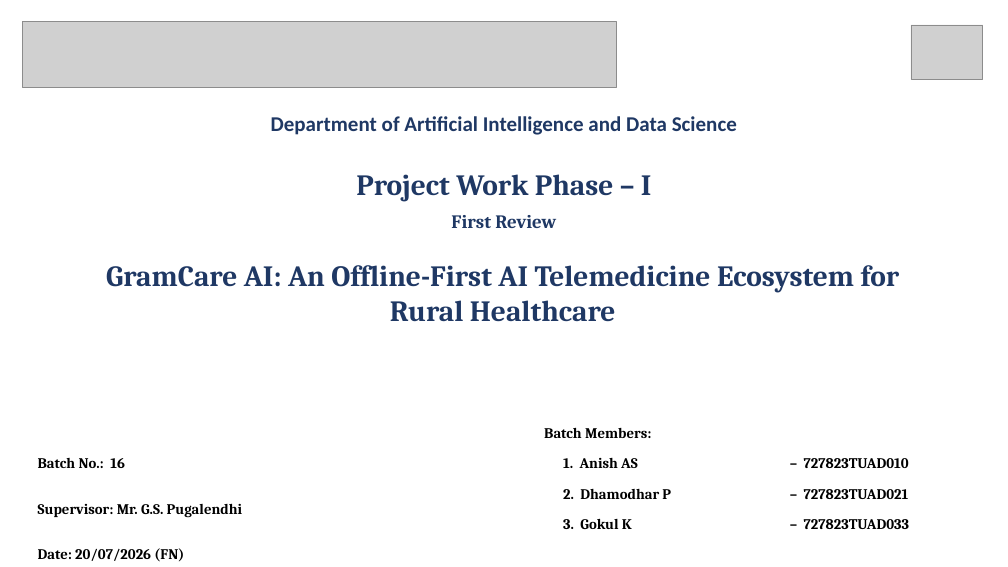
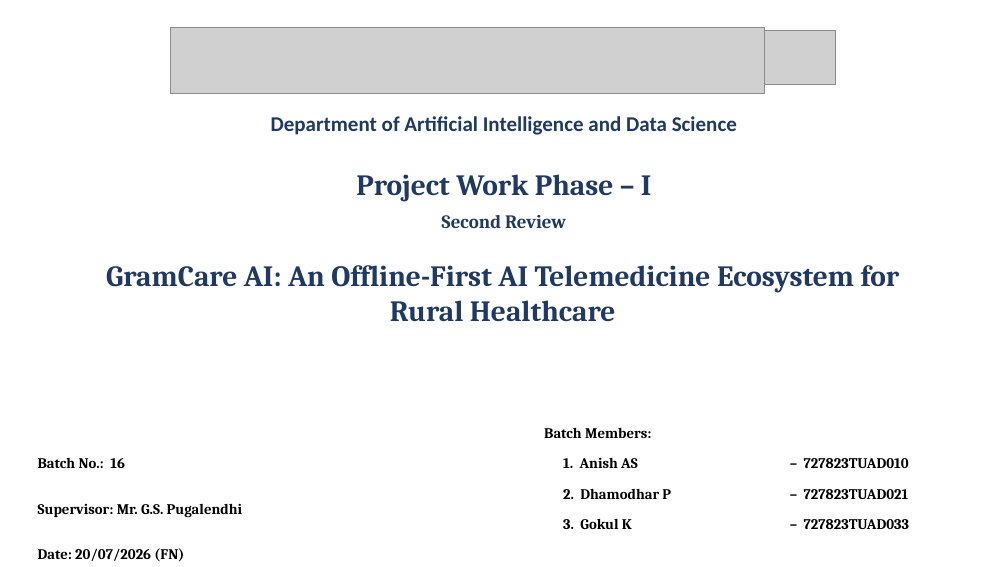
Before and after one commit to anishas1523-1415/GramCare-AI, a slide deck: slide 1 of docs/reports/GramCare_AI_First_Review.pptx. Drawn at 1008x567 pixels with LibreOffice and Linux fonts; fonts in the diff are those of the drawing; grey boxes stand for pictures. Boxes give left, top, right and bottom in pixels: in the first picture for what was removed or moved away, otherwise in the second. Text is boxed around its words. In the diff, an @@ line names an element or a change of style, - is before the commit and + after.

```diff
--- a/docs/reports/GramCare_AI_First_Review.pptx
+++ b/docs/reports/GramCare_AI_First_Review.pptx
@@ picture moved from (x1=23, y1=21, x2=616, y2=88) to (x1=171, y1=27, x2=765, y2=94) @@
@@ picture moved from (x1=911, y1=25, x2=983, y2=79) to (x1=765, y1=30, x2=836, y2=85) @@
@@ text at (x1=442, y1=215, x2=566, y2=228): text changed @@
-First Review
+Second Review
```
Also in this commit, not shown: 2 other slides changed, 14 other files.
